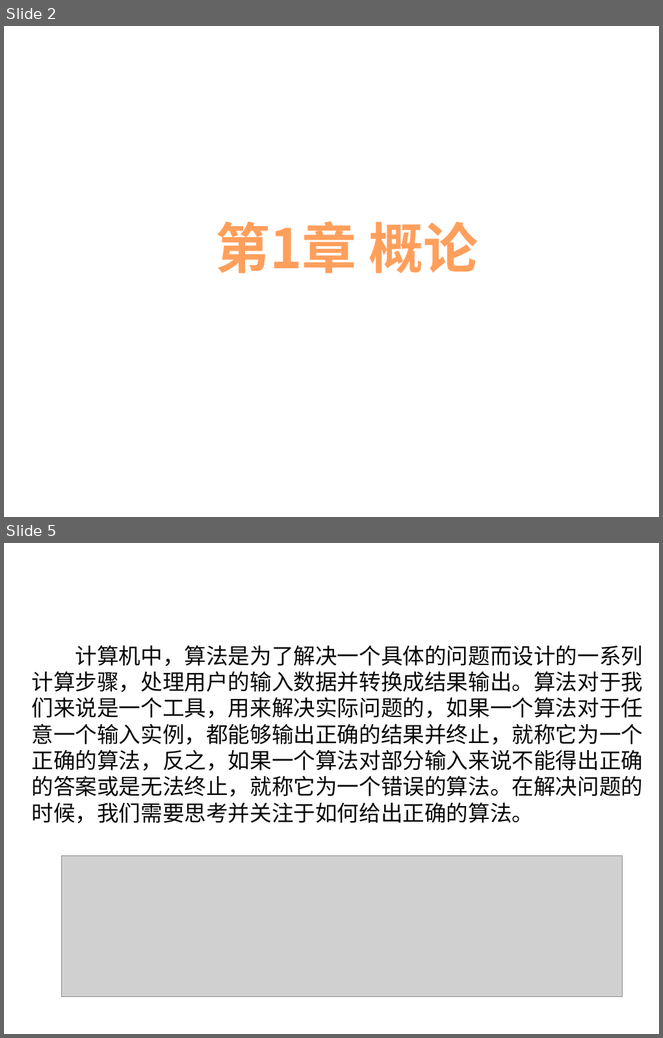
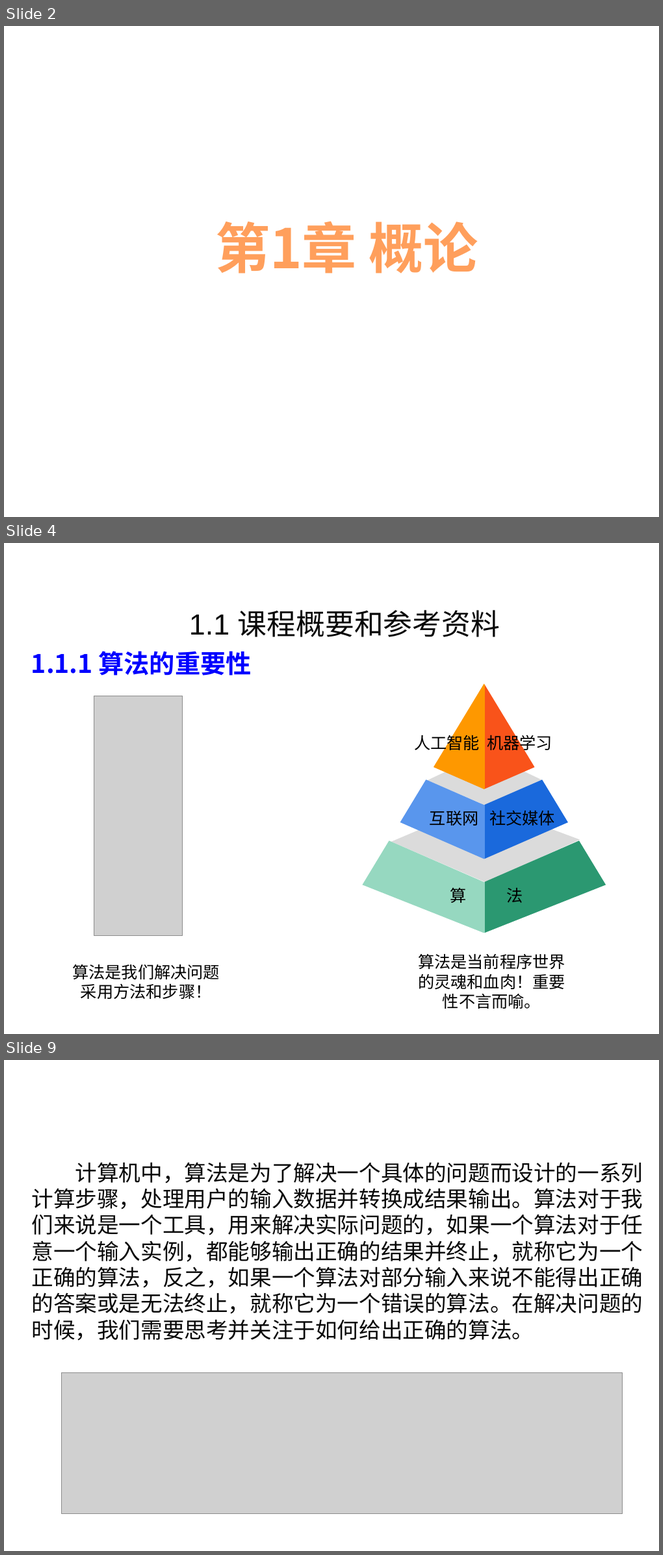
Before and after one commit to liutongling/DP, a slide deck: file/第1章 概论.pptx. Shown one above the other, each under a label of ours: slides 2 and 5 before the commit, slides 2, 4 and 9 after it; the slides between them are not shown. The pictures are 663x1038 and 663x1555 pixels, drawn with LibreOffice and Linux fonts; fonts in the diff are those of the drawing; grey boxes stand for pictures; background and template pictures are left out. Boxes give left, top, right and bottom in pixels: in the first picture for what was removed or moved away, otherwise in the second. Text is boxed around its words. In the diff, an @@ line names an element or a change of style, - is before the commit and + after.

```diff
--- a/file/第1章 概论.pptx
+++ b/file/第1章 概论.pptx
@@ slide 4 added at [4,543,659,1034], background #FFFFFF @@
@@ text added at [189,610,500,637], 32 pt, text #080808 @@
+1.1 课程概要和参考资料
@@ text added at [31,651,252,676], 28 pt, text #0000FF, bold @@
+1.1.1 算法的重要性
@@ picture added at [94,696,183,936] @@
@@ group added at [362,684,605,934]: 8 freeform shapes, 3 texts @@
+算 法
+互联网 社交媒体
+人工智能 机器学习
@@ text added at [72,964,220,999], 18 pt, text #000000 @@
+算法是我们解决问题采用方法和步骤！
@@ text added at [418,954,566,1009], 18 pt, text #000000 @@
+算法是当前程序世界的灵魂和血肉！重要性不言而喻。
@@ what was slide 5 is now slide 9 @@
```
Also in this commit, not shown: 5 slides changed, 3 other slides added, 1 other file.
